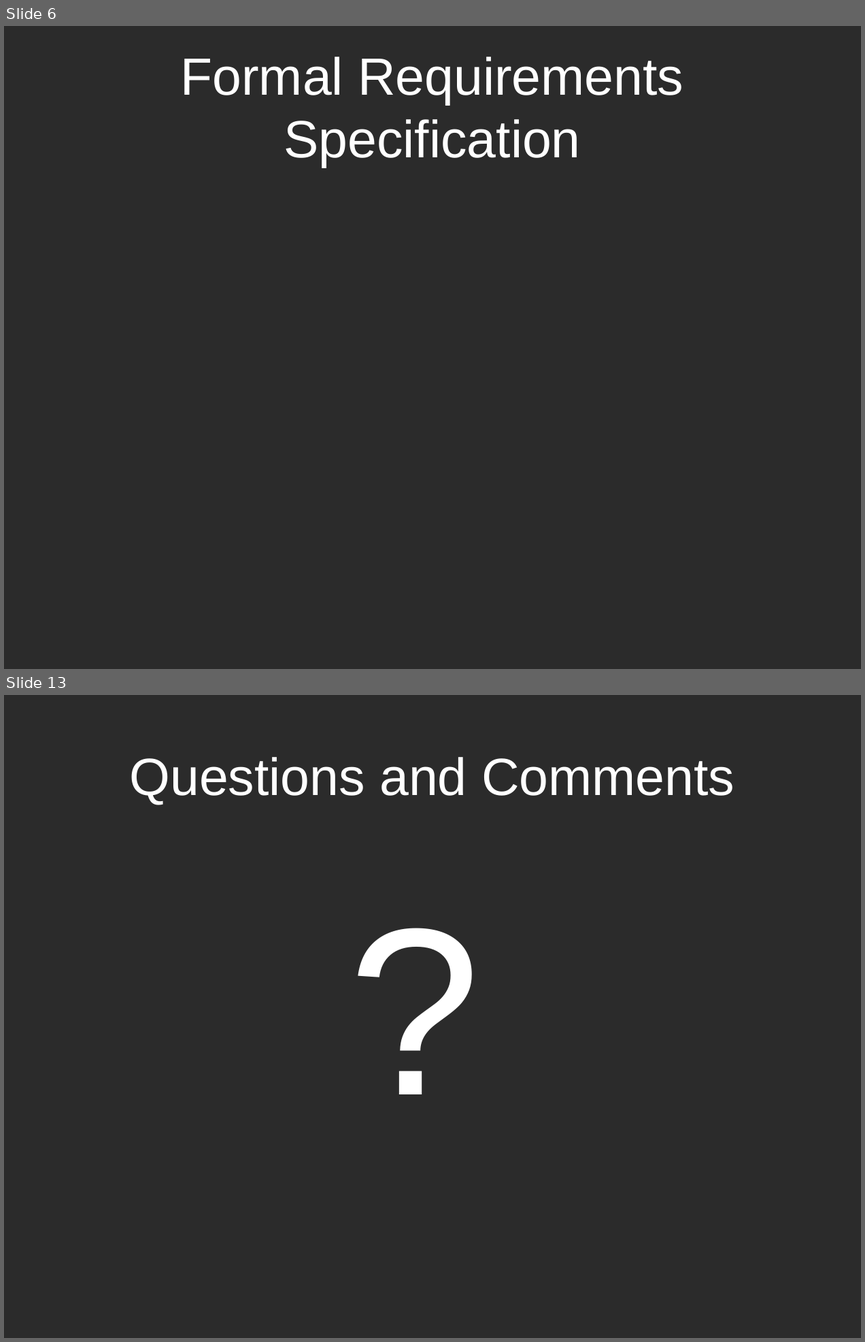
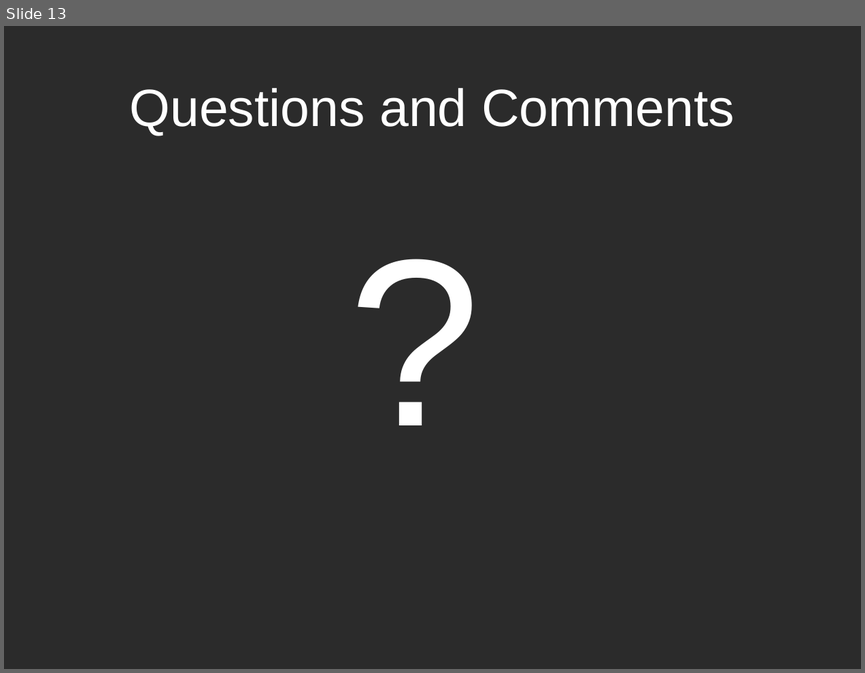
Before and after one commit to k0emt/macts, a slide deck: portfolio/PresentationElaboration.pptx. Shown one above the other, each under a label of ours: slides 6 and 13 before the commit, slide 13 after it; the slides between them are not shown. The pictures are 865x1342 and 865x673 pixels, drawn with LibreOffice and Linux fonts; fonts in the diff are those of the drawing; background and template pictures are left out; a plain dark background stands for a picture behind light text. Boxes give left, top, right and bottom in pixels: in the first picture for what was removed or moved away, otherwise in the second. Text is boxed around its words. In the diff, an @@ line names an element or a change of style, - is before the commit and + after.

```diff
--- a/portfolio/PresentationElaboration.pptx
+++ b/portfolio/PresentationElaboration.pptx
@@ slide 6 removed at bbox=[4, 26, 861, 669], background picture (left out) @@
@@ title removed at bbox=[180, 57, 683, 167] @@
-Formal Requirements Specification
```
Also in this commit, not shown: 8 slides changed, 1 slide added, 5 other files.
